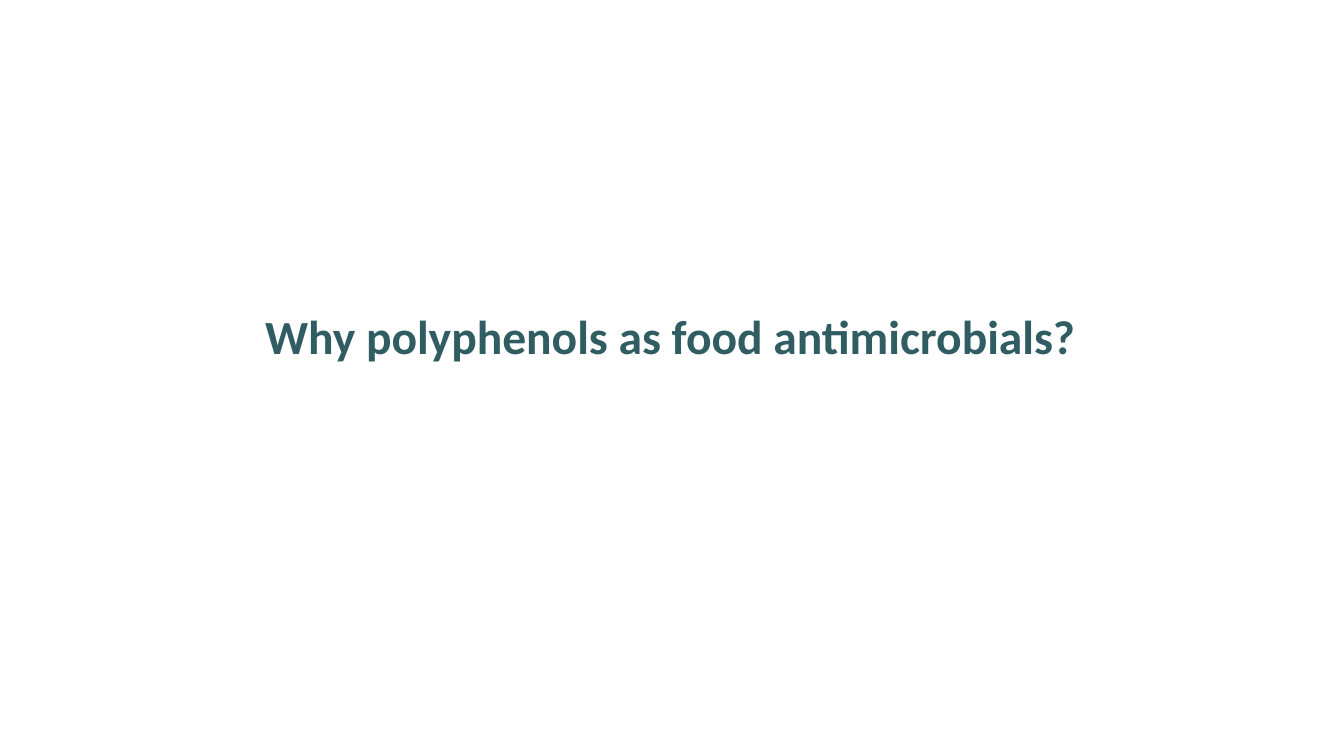
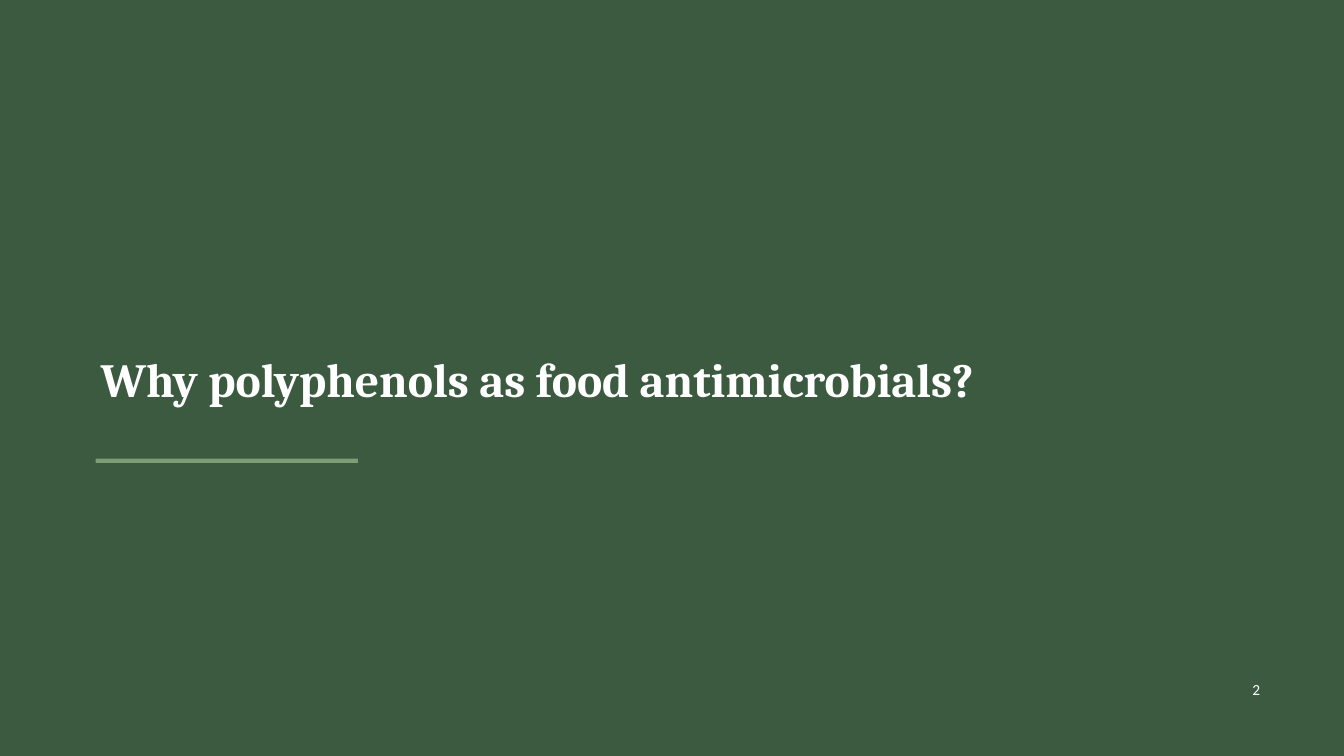
Before and after one commit to PangenomeAI/academic-skills-food-nutrition, a slide deck: slide 2 of food-ppt/examples/polyphenols-antimicrobial-review.pptx. Drawn at 1344x756 pixels with LibreOffice and Linux fonts; fonts in the diff are those of the drawing. Boxes give left, top, right and bottom in pixels: in the first picture for what was removed or moved away, otherwise in the second. Text is boxed around its words. In the diff, an @@ line names an element or a change of style, - is before the commit and + after.

```diff
--- a/food-ppt/examples/polyphenols-antimicrobial-review.pptx
+++ b/food-ppt/examples/polyphenols-antimicrobial-review.pptx
@@ rectangle added at box(0, 0, 1344, 756), fill #3B5A40 @@
@@ text "Why polyphenols as food antimicrobials?": place and size @@
-text "Why polyphenols as food antimicrobials?" at box(265, 320, 1075, 362)
+text "Why polyphenols as food antimicrobials?" at box(101, 363, 974, 407)
@@ text "Why polyphenols as food antimicrobials?" at box(101, 363, 974, 407): font Calibri to Cambria, text colour #2F5D62 to #FFFFFF; alignment centre to left; more space between paragraphs; vertical alignment top to middle @@
@@ rectangle added at box(96, 459, 358, 463), fill #7D9D74 @@
@@ text added at box(1252, 685, 1260, 695), 11 pt, text #FFFFFF @@
+2
```
Also in this commit, not shown: 9 other slides changed, 19 other files.
